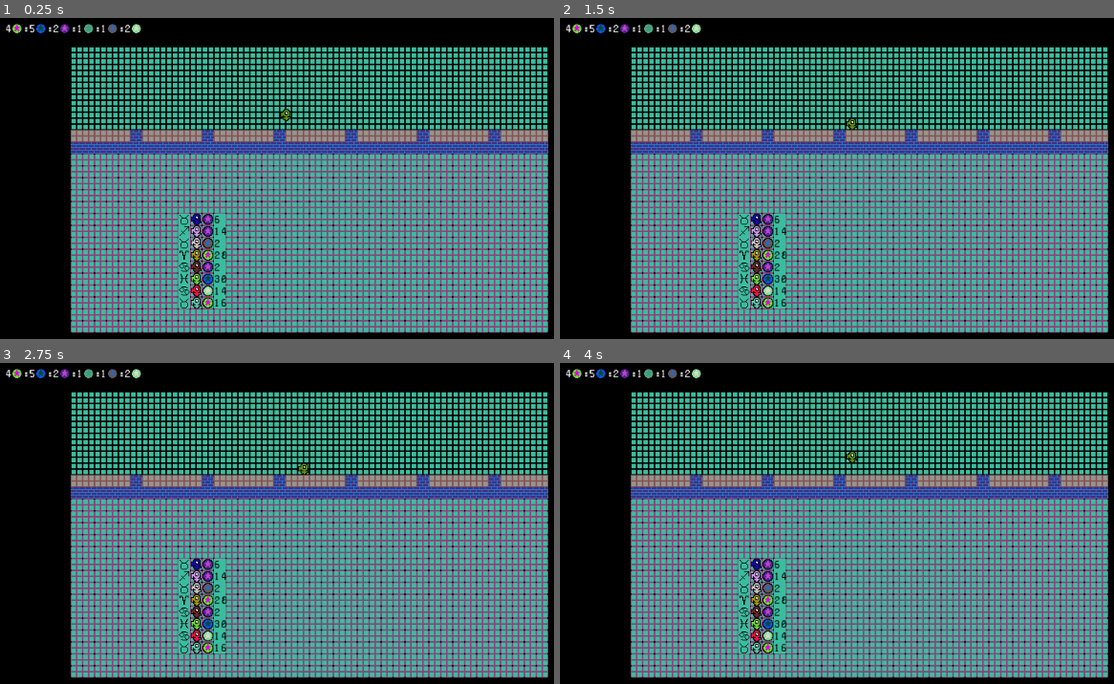
Above: before the commit, frames 1-4 (two rows, left to right).
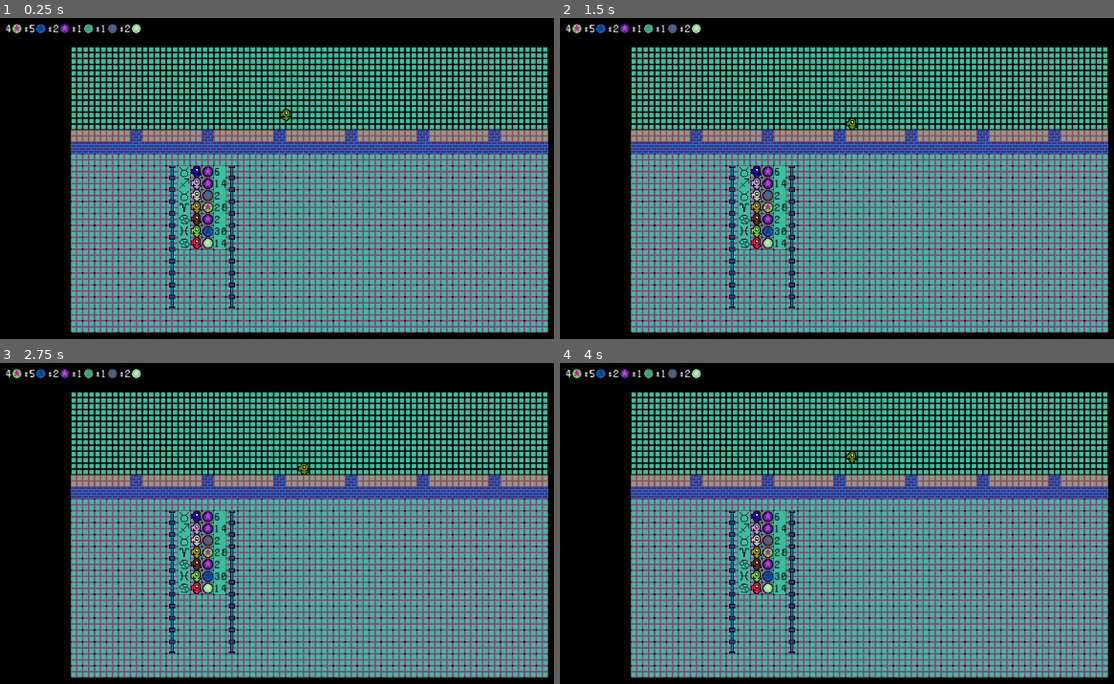
Above: after the commit, the same moments.

Repository: medmaster0/GoblinBank
Game: Godot game, scene res://Game.tscn
Same seed, same stepped clock (60 frames per second), same inputs: the game is played once before the commit and once after it.
Inputs:
- Up to frame 1 (0.25 s): no input
- Up to frame 2 (1.5 s): tap Enter at 0.5 s; hold Right (ui_right) 0.53-1.28 s; tap Space at 1.25 s; hold Down (ui_down) from 1.28 s (still down)
- Up to frame 3 (2.75 s): tap Enter at 2 s; release Down (ui_down) at 2.03 s; hold Right (ui_right) from 2.03 s (still down)
- Up to frame 4 (4 s): tap Space at 2.75 s; release Right (ui_right) at 2.78 s; hold Up (ui_up) 2.78-3.53 s; tap Enter at 3.5 s; hold Left (ui_left) from 3.53 s (still down)

The runs differ from the first frame. In frame 1, 3.3% of the frame differs, in the area x 30-43%, y 45-91%; in frame 2, 3.3%; in frame 3, 3.3%; in frame 4, 3.3%.

Commit message:
added queue line and backup before creature restructure

Diff:
--- a/FrontOffice.gd
+++ b/FrontOffice.gd
@@ -86,15 +86,70 @@
 			add_child(colon_label)
 
 
+	#Create rope line
+	$WallMapPrim.set_cell(18,16,8)
+	$WallMapSeco.set_cell(18,16,7)
+	$WallMapPrim.set_cell(18,17,8)
+	$WallMapSeco.set_cell(18,17,7)
+	$WallMapPrim.set_cell(18,18,8)
+	$WallMapSeco.set_cell(18,18,7)
+	$WallMapPrim.set_cell(18,19,8)
+	$WallMapSeco.set_cell(18,19,7)
+	$WallMapPrim.set_cell(18,20,8)
+	$WallMapSeco.set_cell(18,20,7)
+	$WallMapPrim.set_cell(18,21,8)
+	$WallMapSeco.set_cell(18,21,7)
+	$WallMapPrim.set_cell(18,22,8)
+	$WallMapSeco.set_cell(18,22,7)
+	$WallMapPrim.set_cell(18,23,8)
+	$WallMapSeco.set_cell(18,23,7)
+	$WallMapPrim.set_cell(18,24,8)
+	$WallMapSeco.set_cell(18,24,7)
+	$WallMapPrim.set_cell(18,25,8)
+	$WallMapSeco.set_cell(18,25,7)
+	$WallMapPrim.set_cell(18,26,8)
+	$WallMapSeco.set_cell(18,26,7)
+	$WallMapPrim.set_cell(18,27,8)
+	$WallMapSeco.set_cell(18,27,7)
+
+	$WallMapPrim.set_cell(23,16,8)
+	$WallMapSeco.set_cell(23,16,7)
+	$WallMapPrim.set_cell(23,17,8)
+	$WallMapSeco.set_cell(23,17,7)
+	$WallMapPrim.set_cell(23,18,8)
+	$WallMapSeco.set_cell(23,18,7)
+	$WallMapPrim.set_cell(23,19,8)
+	$WallMapSeco.set_cell(23,19,7)
+	$WallMapPrim.set_cell(23,20,8)
+	$WallMapSeco.set_cell(23,20,7)
+	$WallMapPrim.set_cell(23,21,8)
+	$WallMapSeco.set_cell(23,21,7)
+	$WallMapPrim.set_cell(23,22,8)
+	$WallMapSeco.set_cell(23,22,7)
+	$WallMapPrim.set_cell(23,23,8)
+	$WallMapSeco.set_cell(23,23,7)
+	$WallMapPrim.set_cell(23,24,8)
+	$WallMapSeco.set_cell(23,24,7)
+	$WallMapPrim.set_cell(23,25,8)
+	$WallMapSeco.set_cell(23,25,7)
+	$WallMapPrim.set_cell(23,26,8)
+	$WallMapSeco.set_cell(23,26,7)
+	$WallMapPrim.set_cell(23,27,8)
+	$WallMapSeco.set_cell(23,27,7)
+
 	#Generate Customers...
+	newCustomer(  $FloorMapPrim.map_to_world( Vector2(20,16)  ) )
+	newCustomer(  $FloorMapPrim.map_to_world( Vector2(20,17)  ) )
+	newCustomer(  $FloorMapPrim.map_to_world( Vector2(20,18)  ) )
+	newCustomer(  $FloorMapPrim.map_to_world( Vector2(20,19)  ) )
 	newCustomer(  $FloorMapPrim.map_to_world( Vector2(20,20)  ) )
 	newCustomer(  $FloorMapPrim.map_to_world( Vector2(20,21)  ) )
 	newCustomer(  $FloorMapPrim.map_to_world( Vector2(20,22)  ) )
-	newCustomer(  $FloorMapPrim.map_to_world( Vector2(20,23)  ) )
-	newCustomer(  $FloorMapPrim.map_to_world( Vector2(20,24)  ) )
-	newCustomer(  $FloorMapPrim.map_to_world( Vector2(20,25)  ) )
-	newCustomer(  $FloorMapPrim.map_to_world( Vector2(20,26)  ) )
-	newCustomer(  $FloorMapPrim.map_to_world( Vector2(20,27)  ) )
+#	newCustomer(  $FloorMapPrim.map_to_world( Vector2(20,23)  ) )
+#	newCustomer(  $FloorMapPrim.map_to_world( Vector2(20,24)  ) )
+#	newCustomer(  $FloorMapPrim.map_to_world( Vector2(20,25)  ) )
+#	newCustomer(  $FloorMapPrim.map_to_world( Vector2(20,26)  ) )
+#	newCustomer(  $FloorMapPrim.map_to_world( Vector2(20,27)  ) )
 
 
 #TODO:
--- a/Tileset.tres
+++ b/Tileset.tres
@@ -6,6 +6,8 @@
 [ext_resource path="res://tiles/brickSeco.png" type="Texture" id=4]
 [ext_resource path="res://tiles/blank.png" type="Texture" id=5]
 [ext_resource path="res://tiles/solid.png" type="Texture" id=6]
+[ext_resource path="res://tiles/ropeLinePrim.png" type="Texture" id=7]
+[ext_resource path="res://tiles/ropeLineSeco.png" type="Texture" id=8]
 
 [resource]
 
@@ -72,3 +74,21 @@
 6/occluder_offset = Vector2( 0, 0 )
 6/navigation_offset = Vector2( 0, 0 )
 6/shapes = [  ]
+7/name = "ropeLinePrim"
+7/texture = ExtResource( 7 )
+7/tex_offset = Vector2( 0, 0 )
+7/modulate = Color( 1, 1, 1, 1 )
+7/region = Rect2( 0, 0, 16, 16 )
+7/is_autotile = false
+7/occluder_offset = Vector2( 0, 0 )
+7/navigation_offset = Vector2( 0, 0 )
+7/shapes = [  ]
+8/name = "ropeLineSeco"
+8/texture = ExtResource( 8 )
+8/tex_offset = Vector2( 0, 0 )
+8/modulate = Color( 1, 1, 1, 1 )
+8/region = Rect2( 0, 0, 16, 16 )
+8/is_autotile = false
+8/occluder_offset = Vector2( 0, 0 )
+8/navigation_offset = Vector2( 0, 0 )
+8/shapes = [  ]
--- a/Tileset.tscn
+++ b/Tileset.tscn
@@ -6,6 +6,8 @@
 [ext_resource path="res://tiles/brickSeco.png" type="Texture" id=4]
 [ext_resource path="res://tiles/blank.png" type="Texture" id=5]
 [ext_resource path="res://tiles/solid.png" type="Texture" id=6]
+[ext_resource path="res://tiles/ropeLinePrim.png" type="Texture" id=7]
+[ext_resource path="res://tiles/ropeLineSeco.png" type="Texture" id=8]
 
 [node name="Tileset" type="Node"]
 
@@ -46,3 +48,15 @@
 texture = ExtResource( 6 )
 centered = false
 _sections_unfolded = [ "Offset" ]
+
+[node name="ropeLinePrim" type="Sprite" parent="." index="6"]
+
+texture = ExtResource( 7 )
+centered = false
+_sections_unfolded = [ "Offset" ]
+
+[node name="ropeLineSeco" type="Sprite" parent="." index="7"]
+
+texture = ExtResource( 8 )
+centered = false
+_sections_unfolded = [ "Offset" ]
Not shown: 1 places in Tileset.tres that only renumber resources
Not shown: 1 places in Tileset.tscn that only renumber resources
Binary file added: tiles/ropeLinePrim.png
Not shown, added: tiles/ropeLinePrim.png.import
Binary file added: tiles/ropeLineSeco.png
Not shown, added: tiles/ropeLineSeco.png.import
